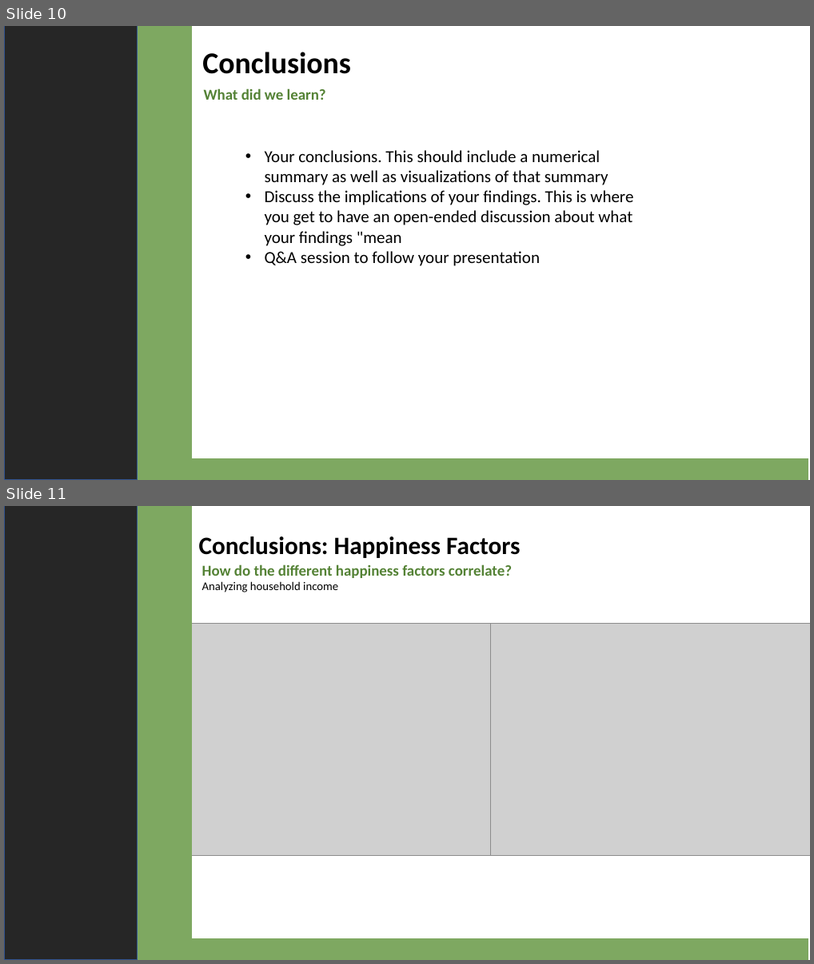
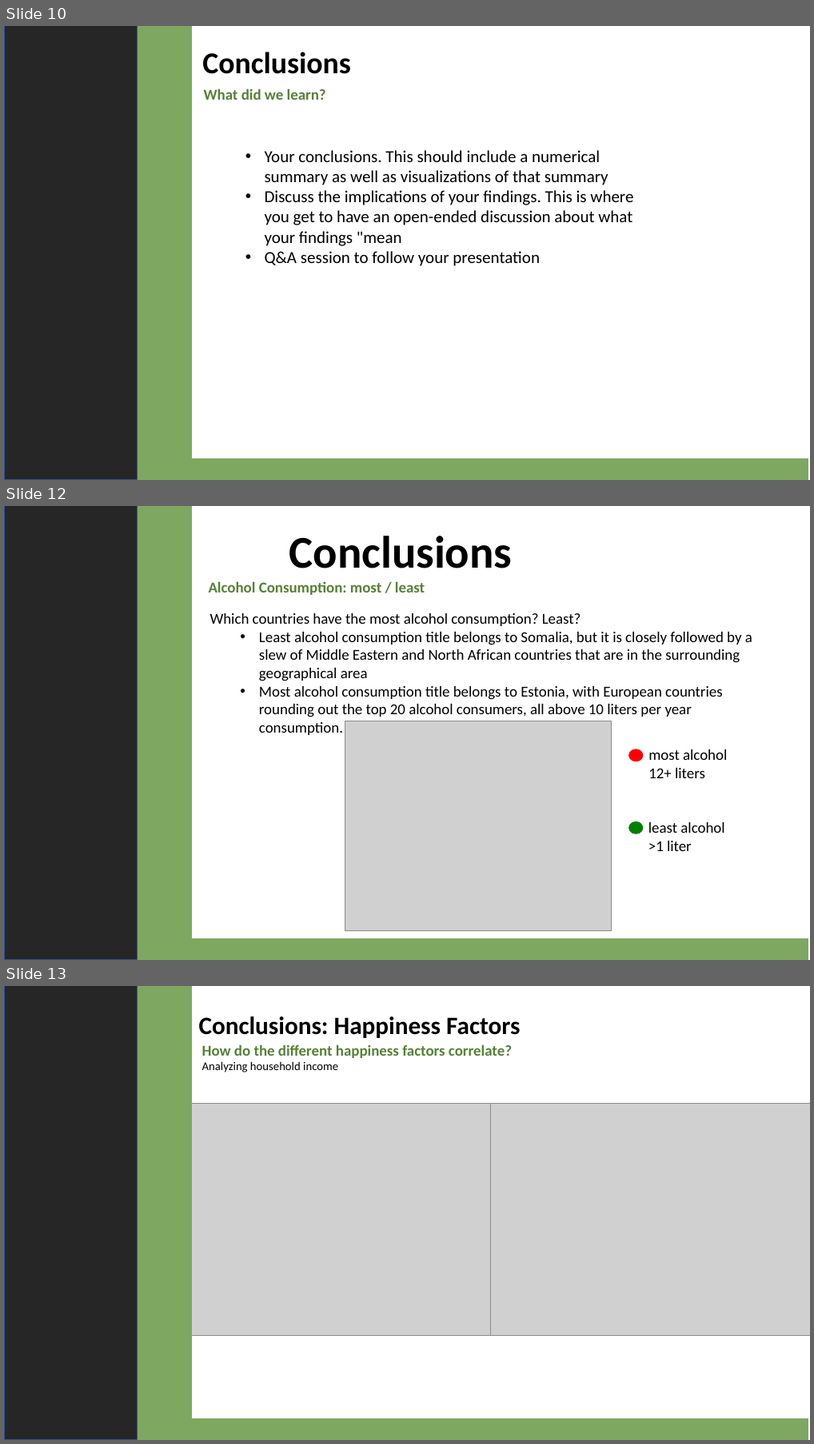
Before and after one commit to 4d4m43/DrinkAndBeHapPY, a slide deck: DrinkandBeHappy.pptx. Shown one above the other, each under a label of ours: slides 10 and 11 before the commit, slides 10, 12 and 13 after it; the slides between them are not shown. The pictures are 814x964 and 814x1444 pixels, drawn with LibreOffice and Linux fonts; fonts in the diff are those of the drawing; grey boxes stand for pictures. Boxes give left, top, right and bottom in pixels: in the first picture for what was removed or moved away, otherwise in the second. Text is boxed around its words. In the diff, an @@ line names an element or a change of style, - is before the commit and + after.

Commit message:
Added conclusion slides

```diff
--- a/DrinkandBeHappy.pptx
+++ b/DrinkandBeHappy.pptx
@@ slide 12 added at [4,506,810,960], background #FFFFFF @@
@@ rectangle added at [4,506,137,960], fill #262626, outline #325491 1 pt @@
@@ rectangle added at [70,506,191,960], fill #7EA861, outline #7EA861 1 pt @@
@@ text added at [290,536,513,568], 54 pt, text #000000, bold @@
+Conclusions
@@ text added at [209,581,425,595], 18 pt, text #548235, bold @@
+Alcohol Consumption: most / least
@@ text added at [210,613,753,735], 18 pt, text #000000 @@
+Which countries have the most alcohol consumption? Least?
+  • Least alcohol consumption title belongs to Somalia, but it is closely followed by a slew of Middle Eastern and North African countries that are in the surrounding geographical area
+  • Most alcohol consumption title belongs to Estonia, with European countries rounding out the top 20 alcohol consumers, all above 10 liters per year consumption.
@@ picture added at [345,720,612,931] @@
@@ ellipse added at [630,749,643,761], fill #FF0000, outline #FF0000 1 pt @@
@@ text added at [649,749,727,778], 18 pt, text #000000 @@
+most alcohol
+12+ liters
@@ ellipse added at [630,822,643,834], fill #007F00, outline #008000 1 pt @@
@@ text added at [649,822,725,851], 18 pt, text #000000 @@
+least alcohol
+>1 liter
@@ rectangle added at [169,939,809,960], fill #7EA861, outline #7EA861 1 pt @@
@@ what was slide 11 is now slide 13 @@
```
Also in this commit, not shown: 2 other slides added, 2 slides removed, 2 other files.
